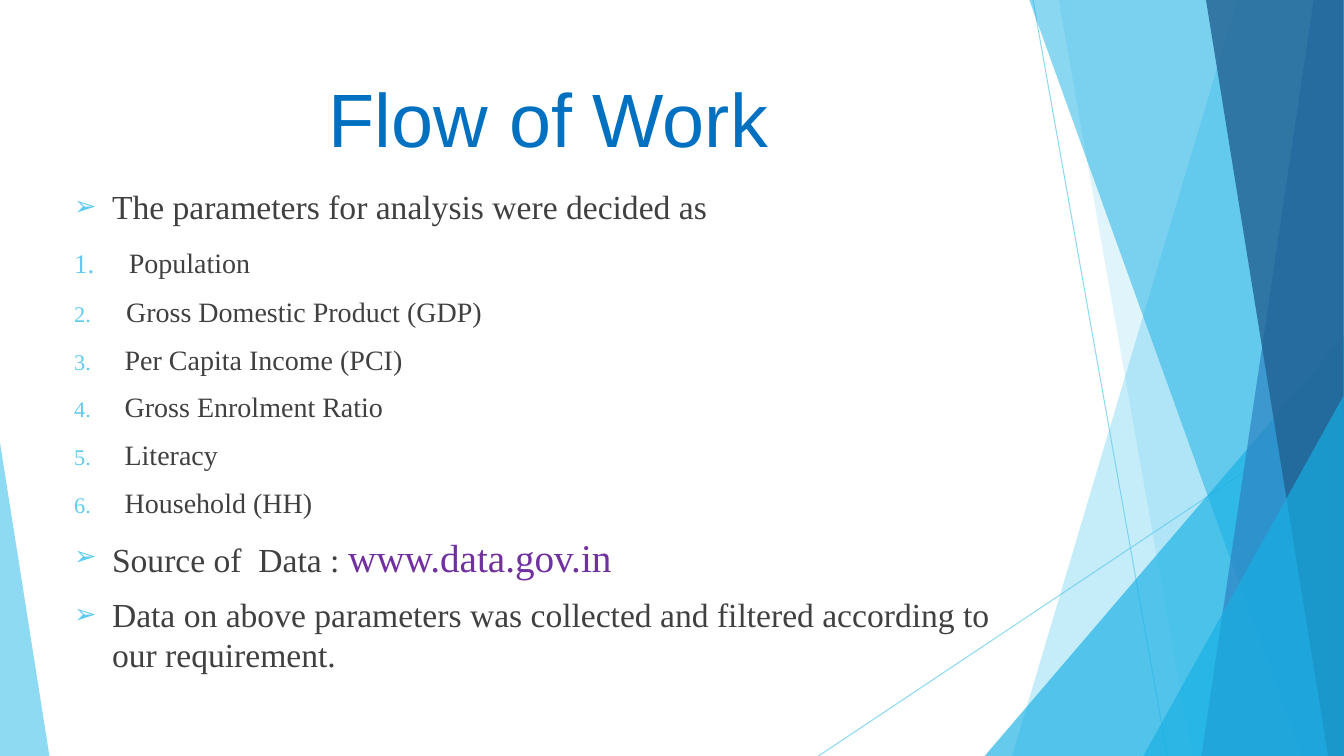
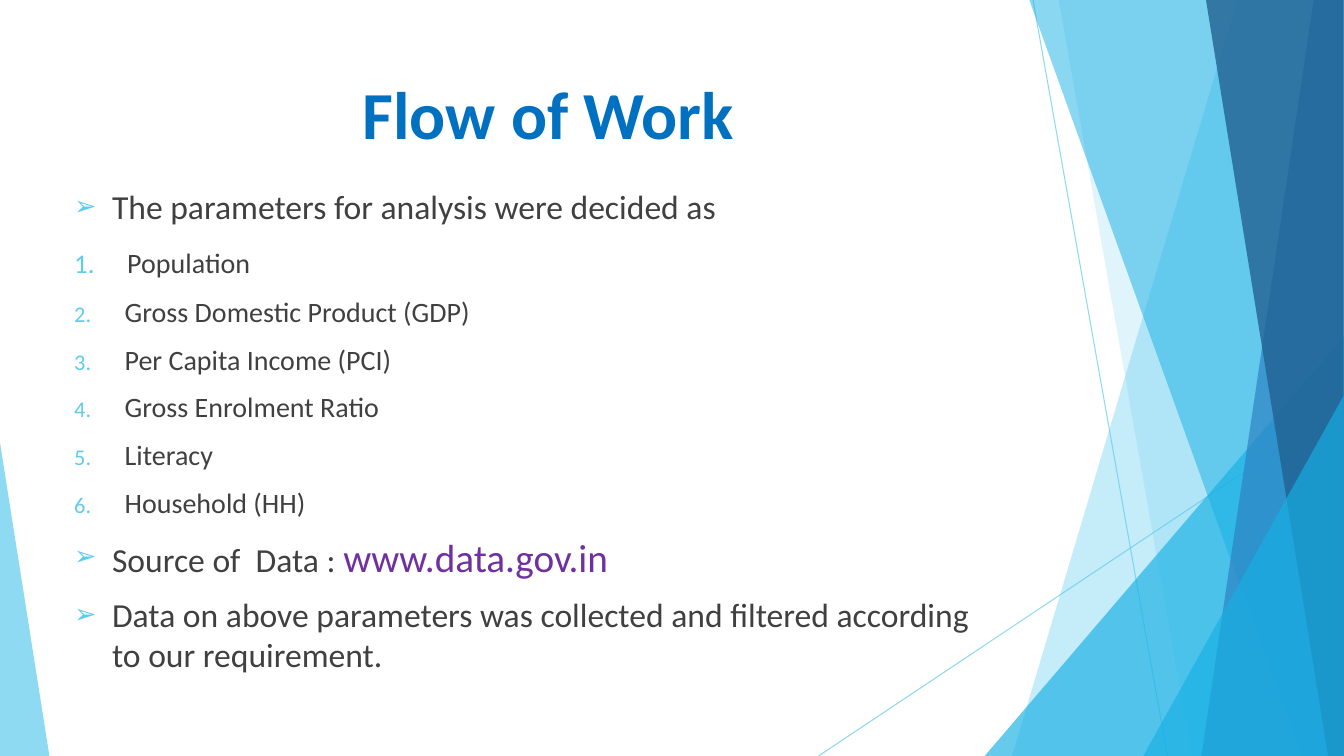
Before and after one commit to theshubhamp-zz/HAD, a slide deck: slide 3 of docs/HAD project.pptx. Drawn at 1344x756 pixels with LibreOffice and Linux fonts; fonts in the diff are those of the drawing. Boxes give left, top, right and bottom in pixels: in the first picture for what was removed or moved away, otherwise in the second. Text is boxed around its words. In the diff, an @@ line names an element or a change of style, - is before the commit and + after.

```diff
--- a/docs/HAD project.pptx
+++ b/docs/HAD project.pptx
@@ title "Flow of Work" at (363,92,734,140): size 54 to 48 pt, font Arial to Calibri, bold on @@
@@ text "The parameters for analysis were ..." at (112,195,969,673): font Times New Roman to Calibri @@
```
Also in this commit, not shown: 11 other slides changed, 5 slides added, 1 slide removed.
